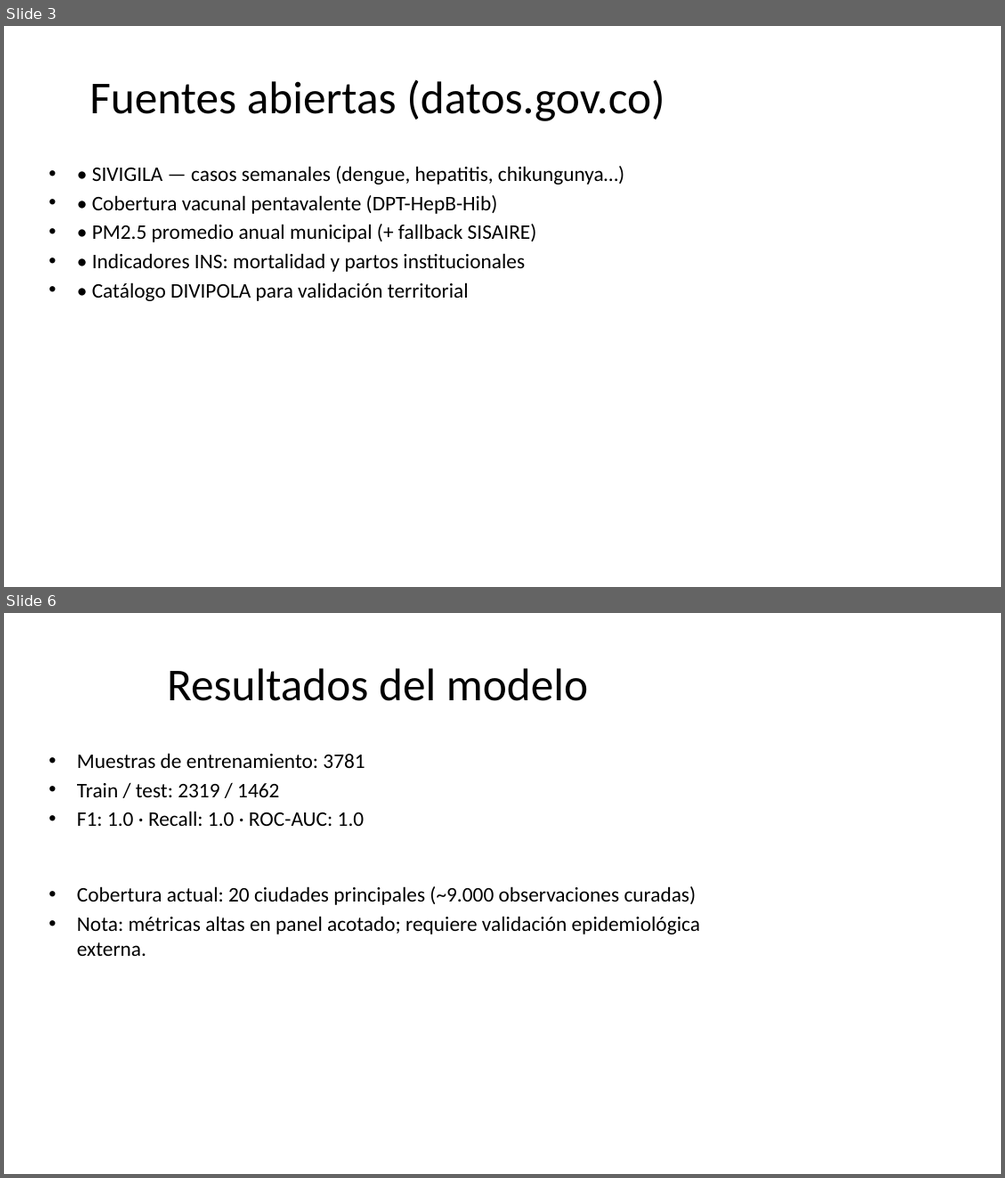
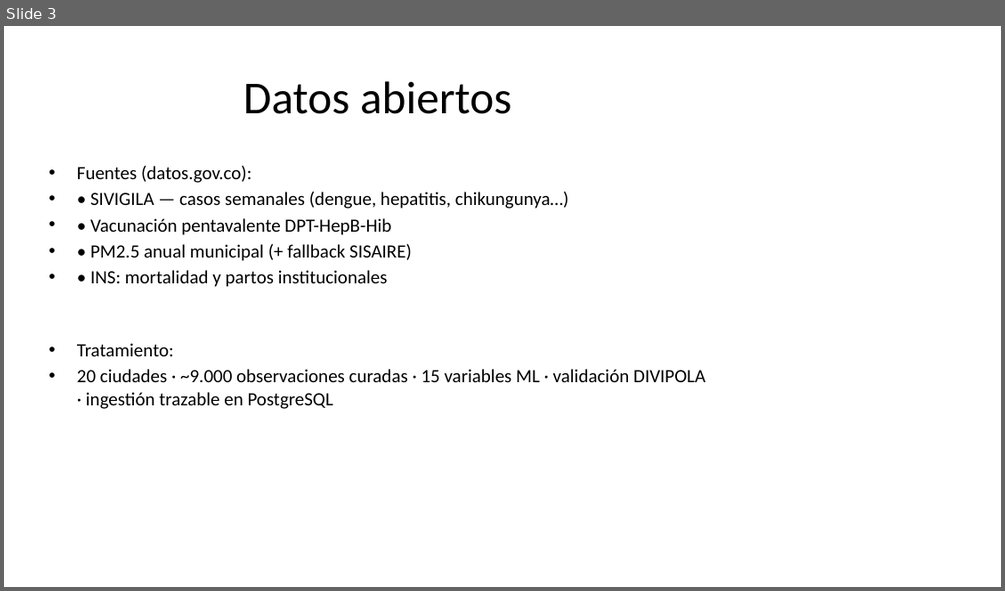
Before and after one commit to luisrapalino/concurso-datos-abiertos-colombia-2026, a slide deck: RECURSOS/Presentacion.pptx. Shown one above the other, each under a label of ours: slides 3 and 6 before the commit, slide 3 after it; the slides between them are not shown. The pictures are 1005x1178 and 1005x591 pixels, drawn with LibreOffice and Linux fonts; fonts in the diff are those of the drawing. Boxes give left, top, right and bottom in pixels: in the first picture for what was removed or moved away, otherwise in the second. Text is boxed around its words. In the diff, an @@ line names an element or a change of style, - is before the commit and + after.

```diff
--- a/RECURSOS/Presentacion.pptx
+++ b/RECURSOS/Presentacion.pptx
@@ slide 6 removed at [4, 613, 1001, 1174], background #FFFFFF @@
@@ title removed at [167, 668, 588, 701] @@
-Resultados del modelo
@@ text removed at [77, 753, 700, 956] @@
-• Muestras de entrenamiento: 3781
-• Train / test: 2319 / 1462
-• F1: 1.0 · Recall: 1.0 · ROC-AUC: 1.0
-• Cobertura actual: 20 ciudades principales (~9.000 observaciones curadas)
-• Nota: métricas altas en panel acotado; requiere validación epidemiológica externa.
@@ slide 3 changed as well @@
@@ title at [243, 81, 511, 114]: text changed @@
-Fuentes abiertas (datos.gov.co)
+Datos abiertos
@@ text at [77, 166, 251, 183]: paragraph added @@
+• Fuentes (datos.gov.co):
@@ text at [90, 192, 569, 208]: size 20 to 18 pt in "• SIVIGILA — casos semanales (dengue, hepatitis, ..." @@
@@ text at [77, 218, 705, 409]: text changed; size 20 to 18 pt @@
-• • Cobertura vacunal pentavalente (DPT-HepB-Hib)
-• • PM2.5 promedio anual municipal (+ fallback SISAIRE)
-• • Indicadores INS: mortalidad y partos institucionales
-• • Catálogo DIVIPOLA para validación territorial
+• • Vacunación pentavalente DPT-HepB-Hib
+• • PM2.5 anual municipal (+ fallback SISAIRE)
+• • INS: mortalidad y partos institucionales
+• Tratamiento:
+• 20 ciudades · ~9.000 observaciones curadas · 15 variables ML · validación DIVIPOLA · ingestión trazable en PostgreSQL
```
Also in this commit, not shown: 4 other slides changed, 3 slides added, 2 other slides removed, 3 other files.
